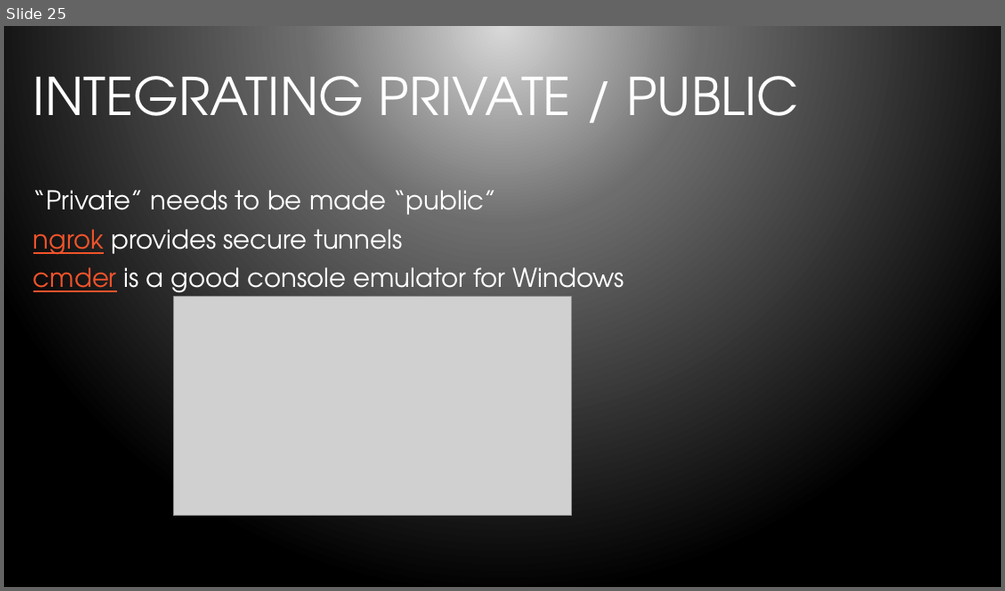
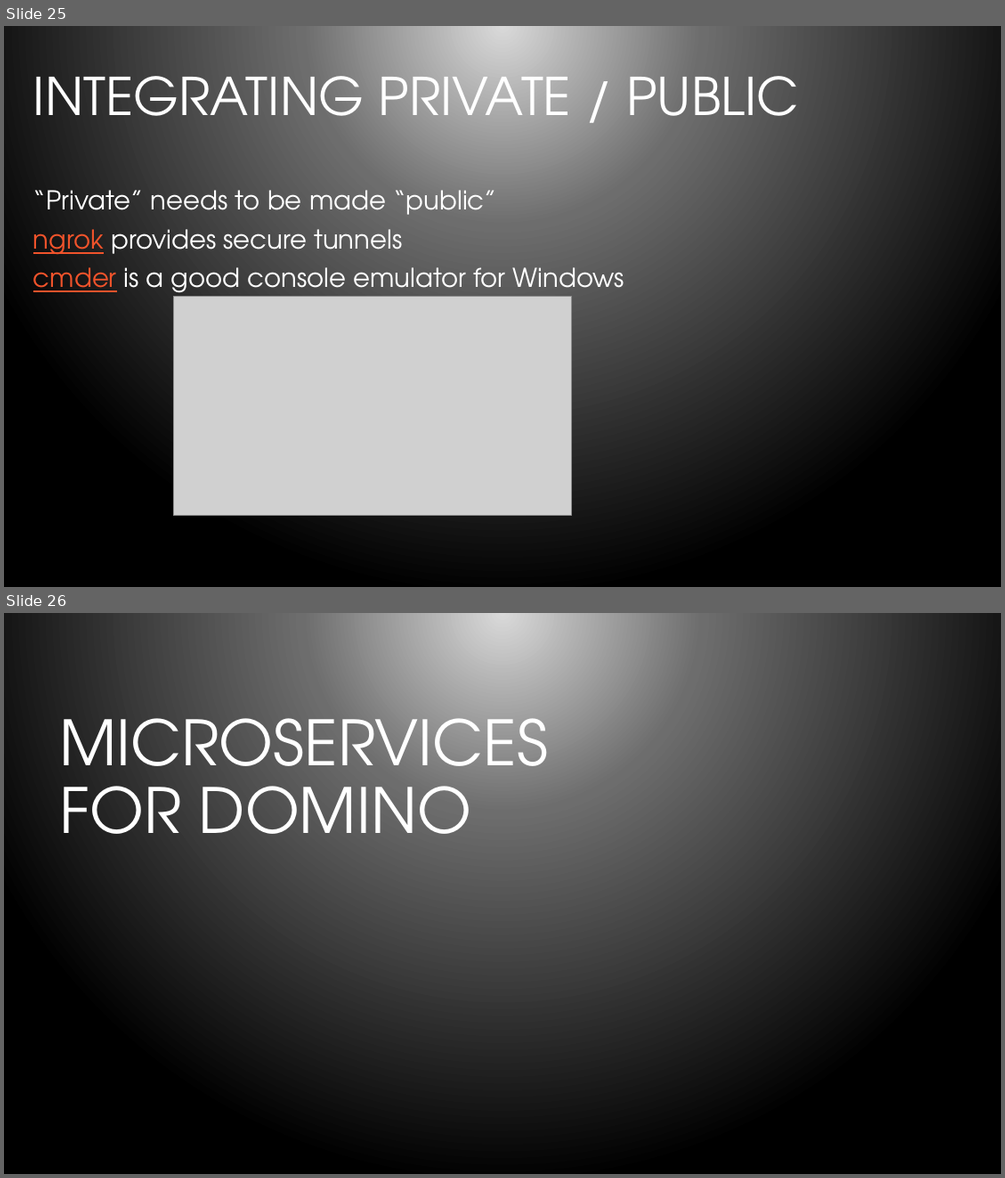
Before and after one commit to bleedingcode/domino-js-masterclass, a slide deck: presentation/8598 Domino and JS.pptx. Shown one above the other, each under a label of ours: slide 25 before the commit, slides 25 and 26 after it. The pictures are 1005x591 and 1005x1178 pixels, drawn with LibreOffice and Linux fonts; fonts in the diff are those of the drawing; grey boxes stand for pictures; background and template pictures are left out. Boxes give left, top, right and bottom in pixels: in the first picture for what was removed or moved away, otherwise in the second. Text is boxed around its words. In the diff, an @@ line names an element or a change of style, - is before the commit and + after.

```diff
--- a/presentation/8598 Domino and JS.pptx
+++ b/presentation/8598 Domino and JS.pptx
@@ slide 26 added at box(4, 613, 1001, 1174), background gradient #D9D9D9 to #6D6D6D to #000000 @@
@@ title added at box(59, 701, 548, 860), 60 pt, text #FFFFFF @@
+MICROSERVICES FOR DOMINO
```
Also in this commit, not shown: 3 slides changed, 7 other slides added.
